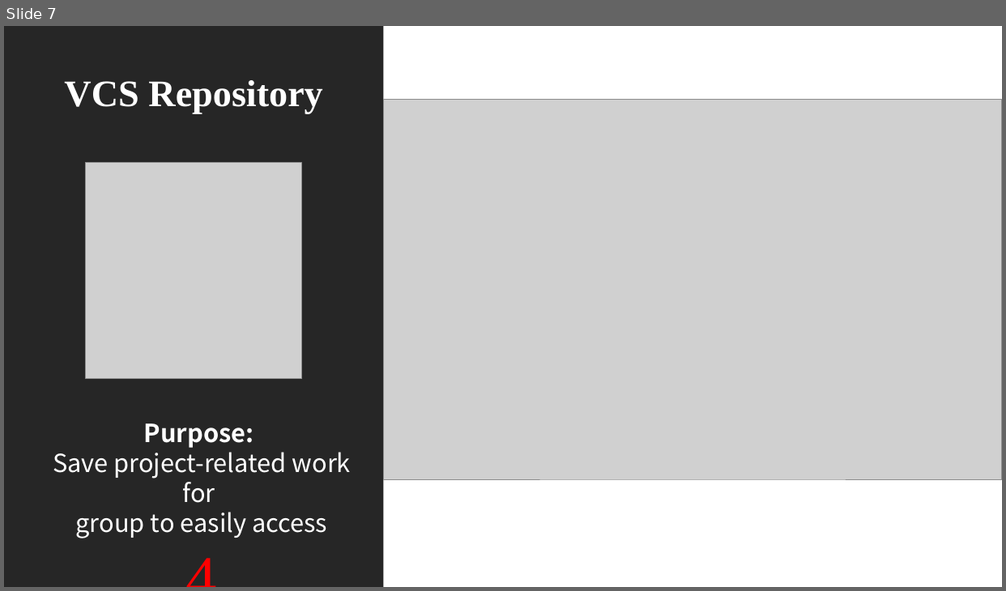
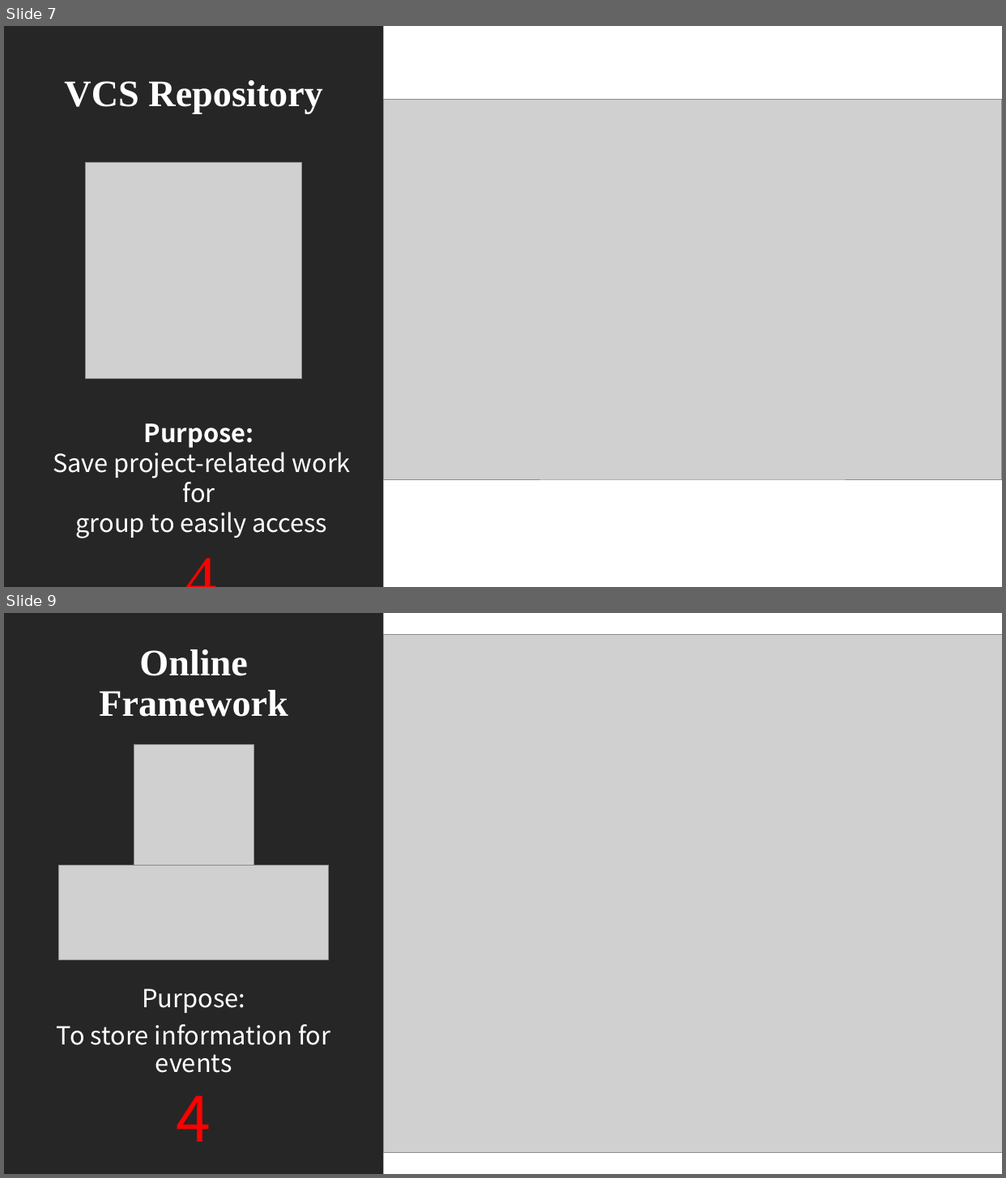
Before and after one commit to Computer-Girl/3308Project, a slide deck: LetsGo.pptx. Shown one above the other, each under a label of ours: slide 7 before the commit, slides 7 and 9 after it; the slides between them are not shown. The pictures are 1006x591 and 1006x1178 pixels, drawn with LibreOffice and Linux fonts; fonts in the diff are those of the drawing; grey boxes stand for pictures. Boxes give left, top, right and bottom in pixels: in the first picture for what was removed or moved away, otherwise in the second. Text is boxed around its words. In the diff, an @@ line names an element or a change of style, - is before the commit and + after.

Commit message:
FinalFinal

```diff
--- a/LetsGo.pptx
+++ b/LetsGo.pptx
@@ slide 9 added at <box>4,613,1002,1174</box>, background #FFFFFF @@
@@ rectangle added at <box>4,613,384,1174</box>, fill #262626 @@
@@ picture added at <box>384,635,1002,1153</box> @@
@@ title added at <box>99,649,288,717</box>, 36 pt, text #FFFFFF, bold @@
+Online Framework
@@ picture added at <box>134,745,254,865</box> @@
@@ picture added at <box>58,865,329,960</box> @@
@@ text added at <box>57,989,330,1142</box>, 24 pt, text #FFFFFF @@
+Purpose:
+To store information for events
+4
```
Also in this commit, not shown: 2 slides changed.
